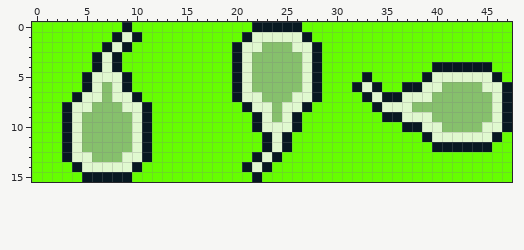
Pixel-art sprite -- assets/sprites/spells/spell-jade-amulet.png. The first picture shows the starting point.
The file is 48x16 pixels.
New version:
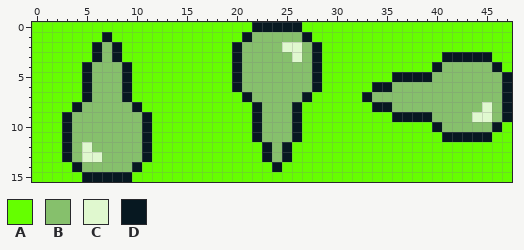
Palette (. is transparent): A #65ff00  B #86c06c  C #e0f8cf  D #071821
The commit says: Update calm and triple fireball spells
Changes in this commit:
Colour C gives way to colour A in row 1 at x 9; in row 6 at x 33; in row 10 at x 39; in row 11 at x 40; in row 14 at x 22.
Colour D gives way to colour A in row 0 at x 9; in row 1 at x 8 and 10; in row 2 at x 9; in row 5 at x 33; in row 6 at x 32; in row 7 at x 4, 10, 20 and 28.
Colour D gives way to colour A in row 8 at x 3, 11, 21 and 27; in row 9 at x 35; in row 10 at x 37 to 38 and 47; in row 11 at x 39 and 46; in row 12 at x 40 to 45; in row 13 at x 22.
Colour D gives way to colour A in row 14 at x 21 and 23; in row 15 at x 22.
Colour A gives way to colour B in row 6 at x 36.
Colour C gives way to colour B in row 1 at x 22 to 26; in row 2 at x 21 to 22 and 27; in rows 3 to 4 at x 7, 21 and 27; in row 5 at x 6 to 8, 21, 27 and 40 to 45; in row 6 at x 6, 8, 21, 27, 39 to 40 and 45 to 46; in row 7 at x 6, 8, 22, 26, 34, 37 to 39 and 46.
Colour C gives way to colour B in row 8 at x 5, 9, 23, 25, 36 to 37 and 46; in row 9 at x 4, 10, 23, 25 and 46; in row 10 at x 4, 10, 23 to 25 and 45; in rows 11 to 12 at x 4, 10 and 24; in row 13 at x 4 and 9 to 10; in row 14 at x 5 to 9.
Colour D gives way to colour B in row 2 at x 7; in row 4 at x 6, 8 and 41 to 45; in row 5 at x 46; in row 6 at x 37 to 38; in row 7 at x 35 to 36; in row 11 at x 23 and 25.
Colour D gives way to colour B in row 13 at x 24.
Colour B gives way to colour C in row 2 at x 25; in row 3 at x 26; in row 8 at x 45; in row 9 at x 44 to 45; in row 12 at x 5; in row 13 at x 6.
Colour A gives way to colour D in row 1 at x 7; in row 2 at x 6; in row 3 at x 41 to 45; in row 4 at x 5, 9 and 46; in row 5 at x 36 to 38 and 47; in row 6 at x 35.
Colour A gives way to colour D in row 11 at x 22 and 26; in row 13 at x 25; in row 14 at x 24.
Colour C gives way to colour D in row 2 at x 8; in row 7 at x 5, 9, 21 and 27; in row 8 at x 4, 10, 22, 26 and 35; in row 9 at x 37 to 39; in row 10 at x 40 and 46; in row 11 at x 41 to 45.
Colour C gives way to colour D in row 13 at x 23.
